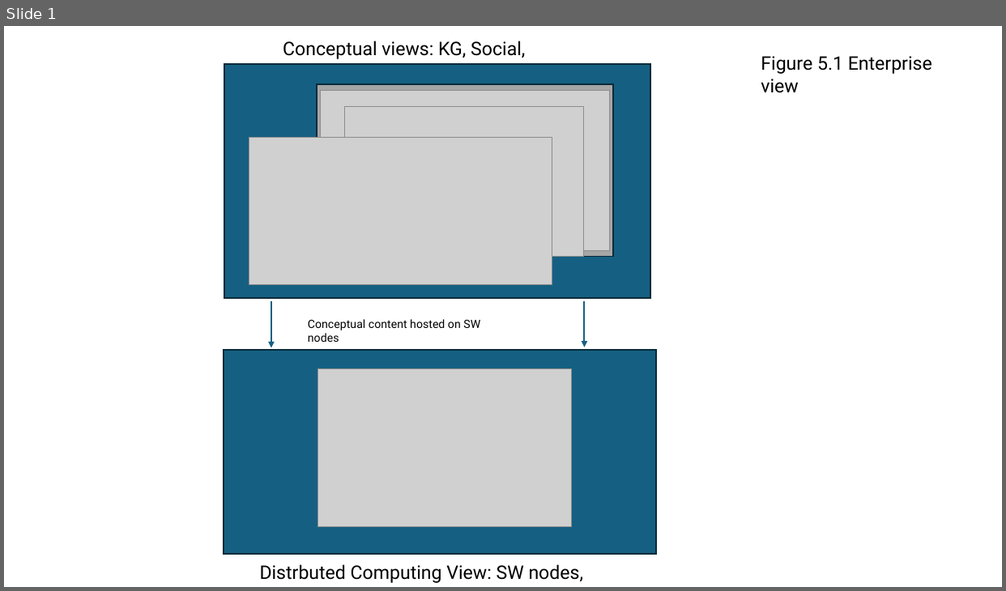
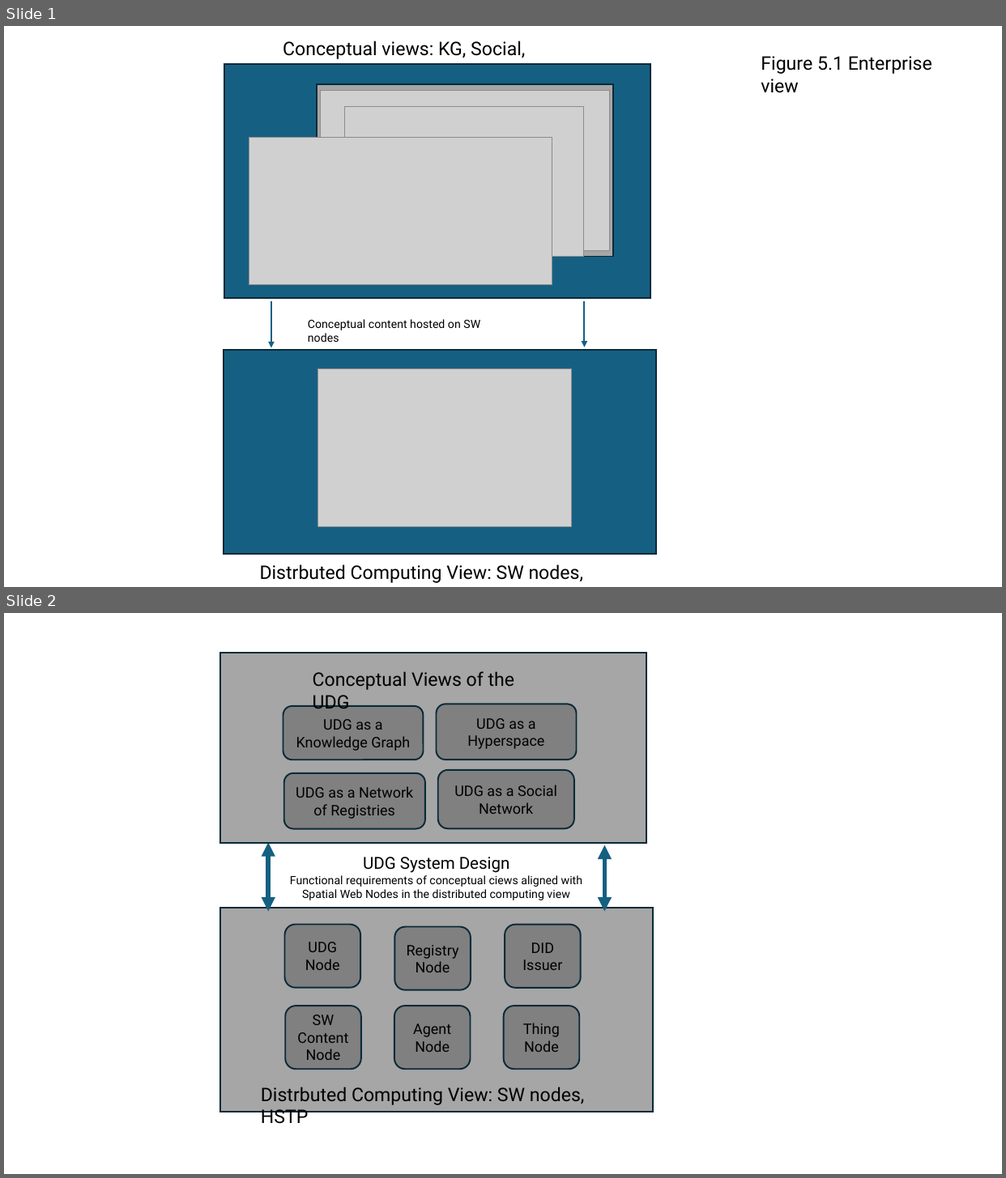
Before and after one commit to Spatial-Web-Foundation/UDG, a slide deck: UDG study diagrams.pptx. Shown one above the other, each under a label of ours: slide 1 before the commit, slides 1 and 2 after it. The pictures are 1006x591 and 1006x1178 pixels, drawn with LibreOffice and Linux fonts; fonts in the diff are those of the drawing; grey boxes stand for pictures. Boxes give left, top, right and bottom in pixels: in the first picture for what was removed or moved away, otherwise in the second. Text is boxed around its words. In the diff, an @@ line names an element or a change of style, - is before the commit and + after.

Commit message:
Change to a source file pptx

```diff
--- a/UDG study diagrams.pptx
+++ b/UDG study diagrams.pptx
@@ slide 2 added at bbox=[4, 613, 1002, 1174], background #FFFFFF @@
@@ rectangle added at bbox=[220, 653, 646, 844], fill #A6A6A6, outline #092A39 1.5 pt @@
@@ text added at bbox=[313, 671, 514, 709], 18 pt, text #000000 @@
+Conceptual Views of the UDG
@@ rounded rectangle added at bbox=[283, 706, 424, 760], fill #808080, outline #092A39 1.5 pt, 14 pt, text #000000 @@
+UDG as a Knowledge Graph
@@ rounded rectangle added at bbox=[436, 705, 576, 760], fill #808080, outline #092A39 1.5 pt, 14 pt, text #000000 @@
+UDG as a Hyperspace
@@ rounded rectangle added at bbox=[284, 773, 424, 828], fill #808080, outline #092A39 1.5 pt, 14 pt, text #000000 @@
+UDG as a Network of Registries
@@ rounded rectangle added at bbox=[438, 770, 574, 828], fill #808080, outline #092A39 1.5 pt, 14 pt, text #000000 @@
+UDG as a Social Network
@@ double arrow added from (268, 843) to (268, 912), #156082 4.5 pt @@
@@ double arrow added from (604, 845) to (604, 912), #156082 4.5 pt @@
@@ text added at bbox=[290, 857, 582, 901], 11 pt, text #000000 @@
+UDG System Design
+Functional requirements of conceptual ciews aligned with Spatial Web Nodes in the distributed computing view
@@ rectangle added at bbox=[220, 907, 653, 1112], fill #A6A6A6, outline #092A39 1.5 pt @@
@@ rounded rectangle added at bbox=[285, 924, 360, 988], fill #808080, outline #092A39 1.5 pt, 14 pt, text #000000 @@
+UDG Node
@@ rounded rectangle added at bbox=[394, 926, 471, 990], fill #808080, outline #092A39 1.5 pt, 14 pt, text #000000 @@
+Registry Node
@@ rounded rectangle added at bbox=[505, 924, 581, 988], fill #808080, outline #092A39 1.5 pt, 14 pt, text #000000 @@
+DID Issuer
@@ rounded rectangle added at bbox=[286, 1006, 361, 1070], fill #808080, outline #092A39 1.5 pt, 14 pt, text #000000 @@
+SW Content Node
@@ rounded rectangle added at bbox=[394, 1006, 471, 1070], fill #808080, outline #092A39 1.5 pt, 14 pt, text #000000 @@
+Agent Node
@@ rounded rectangle added at bbox=[503, 1006, 579, 1070], fill #808080, outline #092A39 1.5 pt, 14 pt, text #000000 @@
+Thing Node
@@ text added at bbox=[261, 1087, 585, 1124], 18 pt, text #000000 @@
+Distrbuted Computing View: SW nodes, HSTP
```
Also in this commit, not shown: 1 other file.
